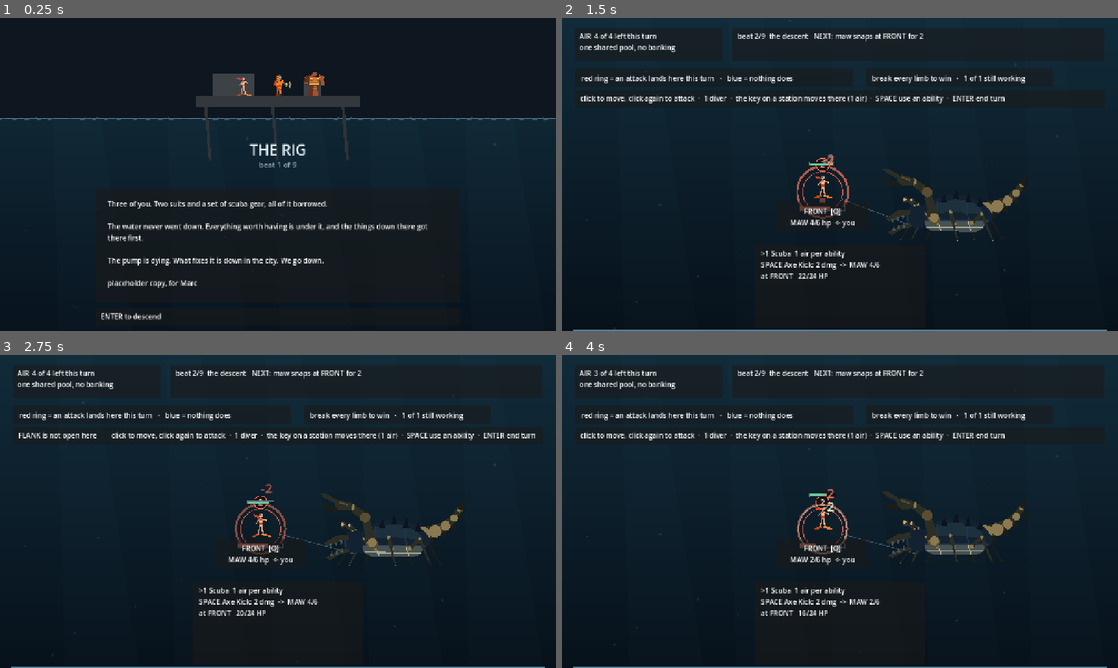
Above: before the commit, frames 1-4 (two rows, left to right).
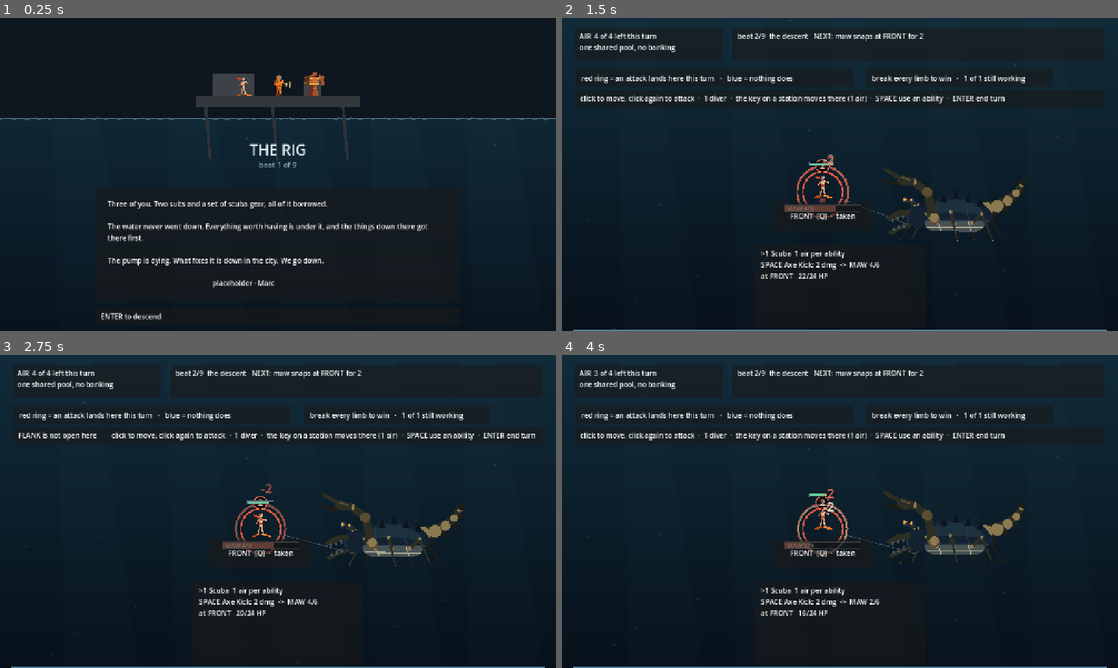
Above: after the commit, the same moments.

Repository: ImmortalDemonGod/salvage
Game: Godot game, scene res://game/main.tscn
Same seed, same stepped clock (60 frames per second), same inputs: the game is played once before the commit and once after it.
Inputs (mouse positions are in pixels of both pictures, inside the frame that each line leads up to):
- Up to frame 1 (0.25 s): no input
- Up to frame 2 (1.5 s): tap Enter at 0.5, 1.25 s; move the mouse to (962, 158) at 0.52 s; hold W 0.53-1.25 s; tap 1 at 0.6 s; click (962, 158) at 0.67 s; tap Space at 0.77 s; drag from (728, 190) to (812, 237) at 1.27 s
- Up to frame 3 (2.75 s): tap Enter at 2 s; move the mouse to (333, 442) at 2.02 s; hold W from 2.03 s (still down); tap 3 at 2.1 s
- Up to frame 4 (4 s): release W at 2.75 s; tap Enter at 2.75, 3.5 s; drag from (812, 574) to (673, 464) at 2.77 s; move the mouse to (1006, 558) at 3.52 s; tap Q at 3.6 s; tap Space at 3.77 s

The runs differ from the first frame. In frame 1, 0.4% of the frame differs, in the area x 19-50%, y 83-87%; in frame 2, 0.6%, in the area x 40-56%, y 44-68%; in frame 3, 0.6%; in frame 4, 0.6%.

Commit message:
fix what a fresh reviewer could not read
A harsh review of the current gallery, told to cover the text banners and
say what survives, found five real defects.

- "THE THE HUNTER CRAB IS DISABLED". The title already carries its article.
- The telegraph's damage numeral was placed at the MIDPOINT of its reach,
  so it floated in open water and on three of four combat screens read as
  belonging to a different station. It is anchored to the ring it lands on
  now and cannot detach.
- Limbs had a 9px bar over a text line, and the reviewer concluded limbs
  have no visual health at all. Breaking a claw from 19 to 11 left the
  frame pixel-identical. The bar is the width of the station card now,
  carries the limb's name and numbers on it, and the station card stops
  repeating them: one box was holding four separate facts and it was
  misread as the DIVER's name and health.
- A threatened station with nobody standing in it is drawn hollow, so an
  attack about to hit empty water and cost the squad an air line is
  something you can see coming rather than something you read afterwards.
- The event log carried lines from beats ago: "back on the rig: the squad
  patches up" while standing in a flooded lock. Only this beat's lines.

The placeholder mark is a small tag at the end of the card rather than a
line of body copy, which is how the last prototype did it. It stays,
because Marc needs to find every line he owns.

Diff:
--- a/game/main.gd
+++ b/game/main.gd
@@ -111,7 +111,7 @@
 	for i in range(5):
 		var m := Panel.new()
 		m.name = "station_" + Combat.STATION_NAMES[i]
-		m.size = Vector2(210, 66)
+		m.size = Vector2(232, 66)
 		m.position = Vector2.ZERO   # placed per encounter in _refresh
 		add_child(m)
 		var l := Label.new()
@@ -248,8 +248,9 @@
 	if ui_log == null:
 		return
 	var src: Array = []
-	for l in run.log_lines:
-		src.append(l)
+	if combat == null and run.puzzle == null:
+		for l in run.log_lines:
+			src.append(l)
 	if combat != null:
 		for l in combat.log_lines:
 			src.append(l)
@@ -459,7 +460,7 @@
 			want = "The way out sits above chamber A. Fill A, keep B dry."
 		else:
 			want = "The way out is above the waterline. Fill the chamber to the top."
-		ui_scene.text = want + "\n\nplaceholder copy, for Marc"
+		ui_scene.text = want
 		var vk := ["1", "2", "3", "4"]
 		var labels: Array = []
 		for i in range(run.puzzle.valves()):
@@ -501,7 +502,7 @@
 		hp3.size = Vector2(840, 40)
 		ui_scene.text = "\n\n".join(body)
 		if marked:
-			ui_scene.text += "\n\nplaceholder copy, for Marc"
+			ui_scene.text += "\n\n                                                          placeholder · Marc"
 		ui_scene.get_parent().visible = body.size() > 0
 		ui_help.text = controls
 		queue_redraw()
@@ -529,17 +530,12 @@
 		var lb: int = combat.STATION_LIMB[i]
 		var lbl: Label = ui_stations[i].get_node("label")
 		if lb < 0:
-			lbl.text = "%s  [%s]\nno limb here" % [Combat.STATION_NAMES[i], String(keys2[i])]
+			lbl.text = "%s  [%s]%s\nnothing to hit here" % [Combat.STATION_NAMES[i], String(keys2[i]), here_free(i)]
 		elif combat.limb_broken[lb]:
-			lbl.text = "%s  [%s]\n%s BROKEN" % [Combat.STATION_NAMES[i], String(keys2[i]), String(combat.LIMB_NAMES[lb]).to_upper()]
+			lbl.text = "%s  [%s]%s\n%s BROKEN" % [Combat.STATION_NAMES[i], String(keys2[i]), here_free(i), String(combat.LIMB_NAMES[lb]).to_upper()]
 		else:
 			var stun := "  SHUT" if int(combat.limb_stun[lb]) > 0 else ""
-			var here := ""
-			for d2 in combat.divers:
-				if not d2.down and int(d2.station) == i and d2.id == selected:
-					here = "  <- you"
-			var maxhp: int = int((combat.enc.limbs[lb] as Dictionary).hp)
-			lbl.text = "%s  [%s]\n%s %d/%d hp%s%s" % [Combat.STATION_NAMES[i], String(keys2[i]), String(combat.LIMB_NAMES[lb]).to_upper(), int(combat.limb_hp[lb]), maxhp, stun, here]
+			lbl.text = "%s  [%s]%s%s" % [Combat.STATION_NAMES[i], String(keys2[i]), stun, here_free(i)]
 	# A cut line must READ as a cut line. This showed "AIR 3 / 3" after the
 	# umbilical rule fired, so the pool and its ceiling shrank together and
 	# the player could not tell anything had been taken from them.
@@ -697,7 +693,7 @@
 
 func _after() -> void:
 	if combat != null and combat.outcome != "ongoing":
-		_won = ("THE %s IS DISABLED" % String(combat.enc.get("title", "enemy")).to_upper()) if combat.outcome == "victory" else "THE SQUAD IS LOST"
+		_won = ("%s IS DISABLED" % String(combat.enc.get("title", "the enemy")).to_upper()) if combat.outcome == "victory" else "THE SQUAD IS LOST"
 		_hold = 0.9
 		run.advance()
 		combat = run.combat
@@ -945,9 +941,9 @@
 				# it bites where it stands: ring the station instead
 				var rr: float = 56.0 + 5.0 * pulse
 				draw_arc(dst, rr, 0, TAU, 40, Color(0.98, 0.46, 0.34, 0.45 + 0.45 * pulse), 5.0)
-				draw_circle(dst + Vector2(0, -rr - 4.0), 15.0, Color(0.10, 0.05, 0.06, 0.92))
-				draw_arc(dst + Vector2(0, -rr - 4.0), 15.0, 0, TAU, 20, Color(0.98, 0.50, 0.38, 0.90), 2.0)
-				draw_string(f, dst + Vector2(-6, -rr + 3.0), str(int(it.dmg)),
+				draw_circle(dst + Vector2(0, -60.0), 15.0, Color(0.10, 0.05, 0.06, 0.92))
+				draw_arc(dst + Vector2(0, -60.0), 15.0, 0, TAU, 20, Color(0.98, 0.50, 0.38, 0.90), 2.0)
+				draw_string(f, dst + Vector2(-6, -53.0), str(int(it.dmg)),
 					HORIZONTAL_ALIGNMENT_LEFT, -1, 20, Color(1.0, 0.82, 0.74))
 				continue
 			var n: Vector2 = dir.normalized()
@@ -962,10 +958,12 @@
 				var t1: float = float(i + 1) / float(segs)
 				draw_line(a.lerp(b, t0), a.lerp(b, t1),
 					Color(0.98, 0.46, 0.34, 0.55 + 0.45 * pulse), 6.0)
-			var mid: Vector2 = a.lerp(b, 0.52)
-			draw_circle(mid, 15.0, Color(0.10, 0.05, 0.06, 0.92))
-			draw_arc(mid, 15.0, 0, TAU, 20, Color(0.98, 0.50, 0.38, 0.90), 2.0)
-			draw_string(f, mid + Vector2(-6, 7), str(int(it.dmg)),
+			# anchored to the RING it lands on, never to the middle of the
+			# line, so it can never read as belonging to another station
+			var pip: Vector2 = dst + Vector2(0, -60.0)
+			draw_circle(pip, 15.0, Color(0.10, 0.05, 0.06, 0.92))
+			draw_arc(pip, 15.0, 0, TAU, 20, Color(0.98, 0.50, 0.38, 0.90), 2.0)
+			draw_string(f, pip + Vector2(-6, 7), str(int(it.dmg)),
 				HORIZONTAL_ALIGNMENT_LEFT, -1, 20, Color(1.0, 0.82, 0.74))
 
 # A click means the obvious thing for whatever is under it: a station moves
@@ -1007,6 +1005,13 @@
 	draw_rect(Rect2(Vector2.ZERO, Vector2(w.x, 26)), Color(0.86, 0.62, 0.24, 0.92))
 	draw_string(f, Vector2(24, 20), _won, HORIZONTAL_ALIGNMENT_LEFT, -1, 19, Color(0.06, 0.09, 0.12))
 
+# who is standing here, said the same way everywhere
+func here_free(st: int) -> String:
+	for d in combat.divers:
+		if not d.down and int(d.station) == st:
+			return "  ·  taken"
+	return ""
+
 func _draw_bars() -> void:
 	# one per live limb, sitting on its own ring rather than in a corner
 	for st in range(5):
@@ -1016,8 +1021,14 @@
 		if lb < 0 or combat.limb_broken[lb]:
 			continue
 		var maxhp: float = float(int((combat.enc.limbs[lb] as Dictionary).hp))
-		var at: Vector2 = place(st) + Vector2(-52, 34)
-		_bar(at, 104, 9, float(combat.limb_hp[lb]) / max(1.0, maxhp), BAR_LIMB)
+		var frac2: float = float(combat.limb_hp[lb]) / max(1.0, maxhp)
+		var at: Vector2 = place(st) + Vector2(-88, 30)
+		_bar(at, 176, 16, frac2, BAR_LIMB)
+		# and the name of what you are breaking, on the bar itself
+		var f2: Font = ThemeDB.fallback_font
+		draw_string(f2, at + Vector2(6, 13), "%s %d/%d" % [String(combat.LIMB_NAMES[lb]).to_upper(),
+			int(combat.limb_hp[lb]), int(maxhp)], HORIZONTAL_ALIGNMENT_LEFT, -1, 14,
+			Color(0.98, 0.96, 0.94))
 	# and one per diver, ON the diver, not in a card at the bottom of the screen
 	for d in combat.divers:
 		if d.down:
@@ -1066,10 +1077,17 @@
 				var nb: Vector2 = dirb.normalized()
 				draw_line(pc + nb * 48.0, pc + nb * (dirb.length() * 0.72),
 					Color(0.62, 0.72, 0.78, 0.34), 2.0)
+		var occupied := false
+		for d3 in combat.divers:
+			if not d3.down and int(d3.station) == i:
+				occupied = true
 		var col := Color(0.25, 0.55, 0.6)
 		if i in combat.threatened_stations():
 			col = Color(0.85, 0.35, 0.25)
-		draw_arc(place(i), 46, 0, TAU, 40, col, 2.0)
+		# a threatened station with nobody in it is an attack about to hit
+		# empty water, which costs the squad an air line. Hollow it, so the
+		# miss is something you can see coming.
+		draw_arc(place(i), 46, 0, TAU, 40, Color(col.r, col.g, col.b, 1.0 if occupied else 0.40), 4.0 if occupied else 2.0)
 	# scale is PIXELS PER BODY UNIT, not a multiplier. Passing 1.6 made the
 	# crab under two pixels tall, its foot triangles sub-pixel, and the
 	# triangulator rejected them, so the enemy silently did not draw at all
